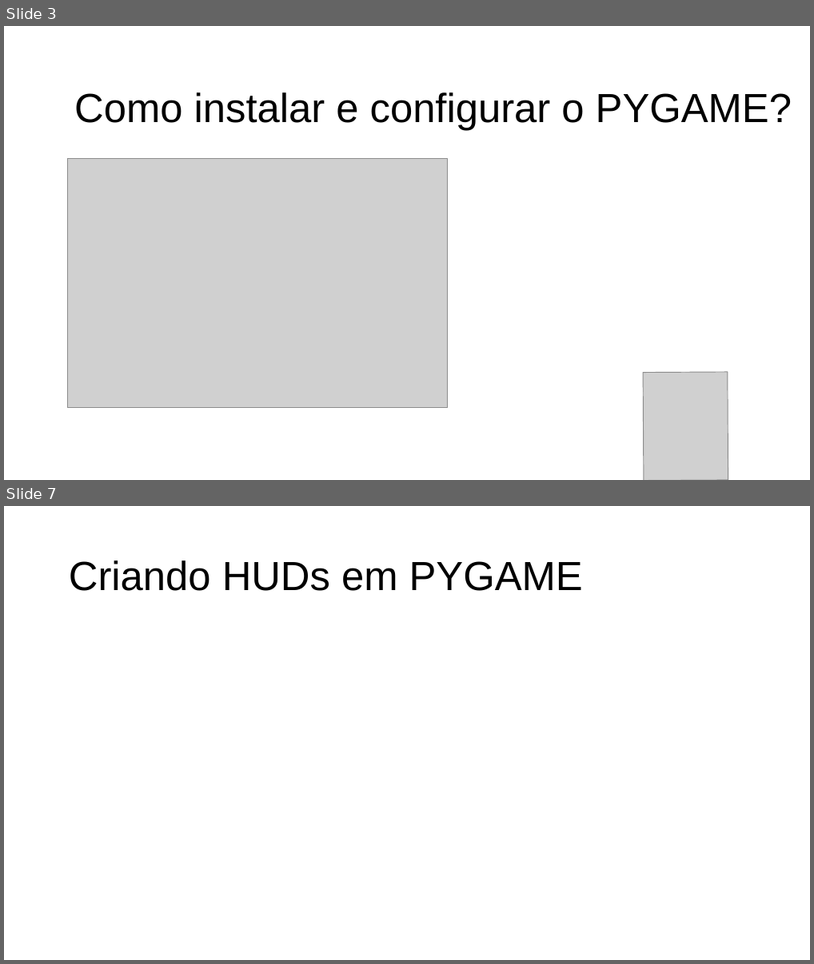
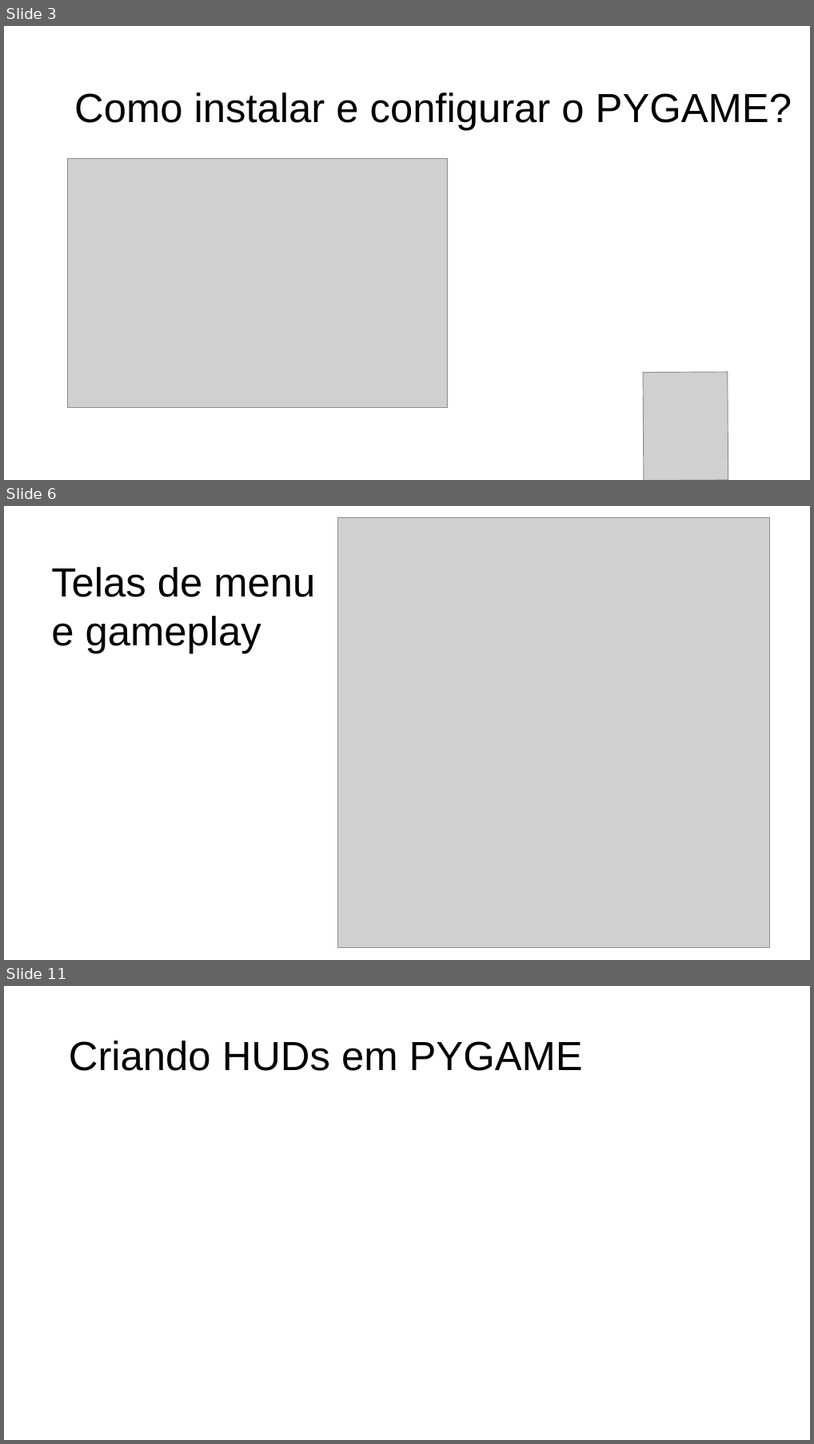
Before and after one commit to Victor7095/flappy-bird-pygame, a slide deck: slide_flappy_bird.pdf.odp. Shown one above the other, each under a label of ours: slides 3 and 7 before the commit, slides 3, 6 and 11 after it; the slides between them are not shown. The pictures are 814x964 and 814x1444 pixels, drawn with LibreOffice and Linux fonts; fonts in the diff are those of the drawing; grey boxes stand for pictures. Boxes give left, top, right and bottom in pixels: in the first picture for what was removed or moved away, otherwise in the second. Text is boxed around its words. In the diff, an @@ line names an element or a change of style, - is before the commit and + after.

```diff
--- a/slide_flappy_bird.pdf.odp
+++ b/slide_flappy_bird.pdf.odp
@@ slide 6 added at <box>4,506,810,960</box>, background #FFFFFF @@
@@ picture added at <box>338,518,771,948</box> @@
@@ text added at <box>51,567,315,654</box>, 40 pt, text #000000 @@
+Telas de menu
+e gameplay
@@ what was slide 7 is now slide 11 @@
```
Also in this commit, not shown: 3 slides changed, 3 other slides added.
